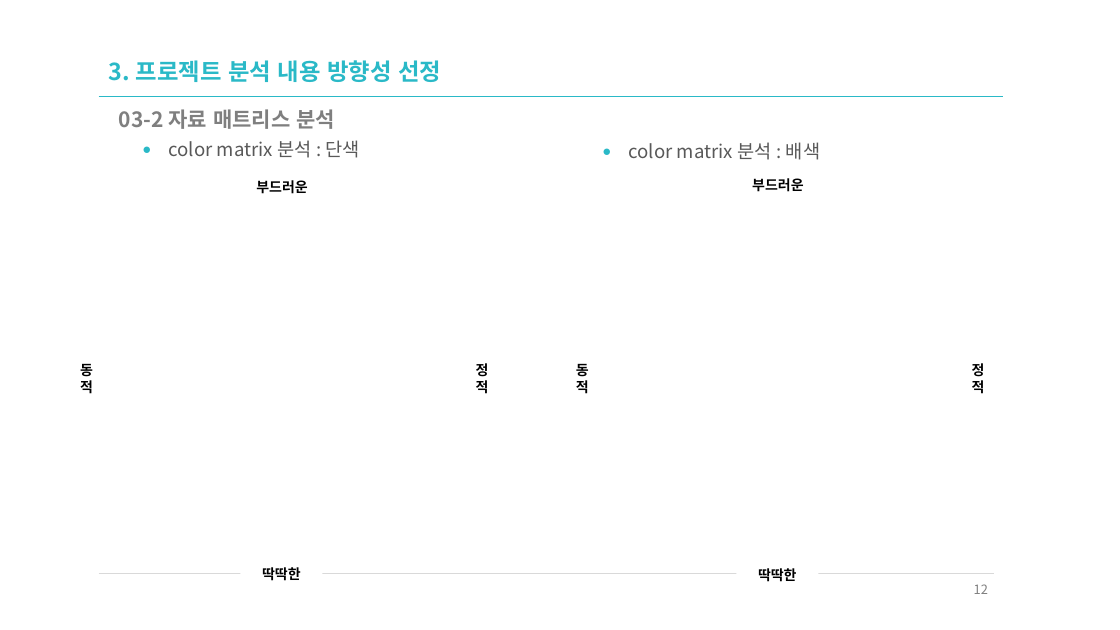
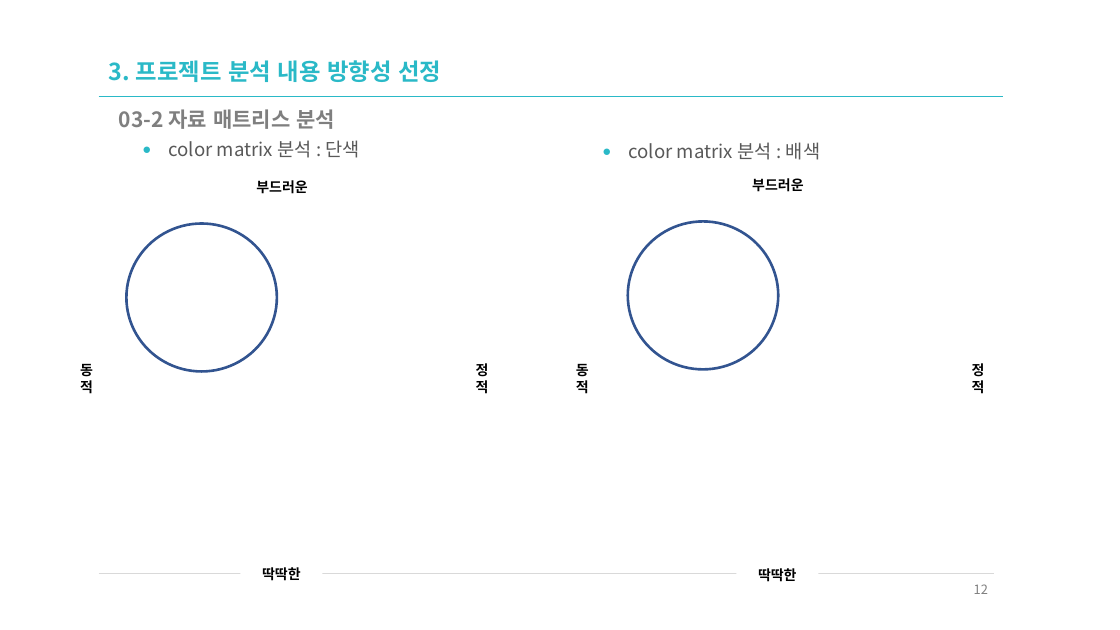
Before and after one commit to sakang07/Front-end_Study, a slide deck: slide 12 of n_01_UIUX요구분석_공차.pptx. Drawn at 1120x630 pixels with LibreOffice and Linux fonts; fonts in the diff are those of the drawing; background and template pictures are left out. Boxes give left, top, right and bottom in pixels: in the first picture for what was removed or moved away, otherwise in the second. Text is boxed around its words. In the diff, an @@ line names an element or a change of style, - is before the commit and + after.

```diff
--- a/n_01_UIUX요구분석_공차.pptx
+++ b/n_01_UIUX요구분석_공차.pptx
@@ ellipse added at (127, 223, 277, 371), outline #325491 2.25 pt @@
@@ ellipse added at (628, 222, 778, 370), outline #325491 2.25 pt @@
```
Also in this commit, not shown: 7 other slides changed, 8 other files.
